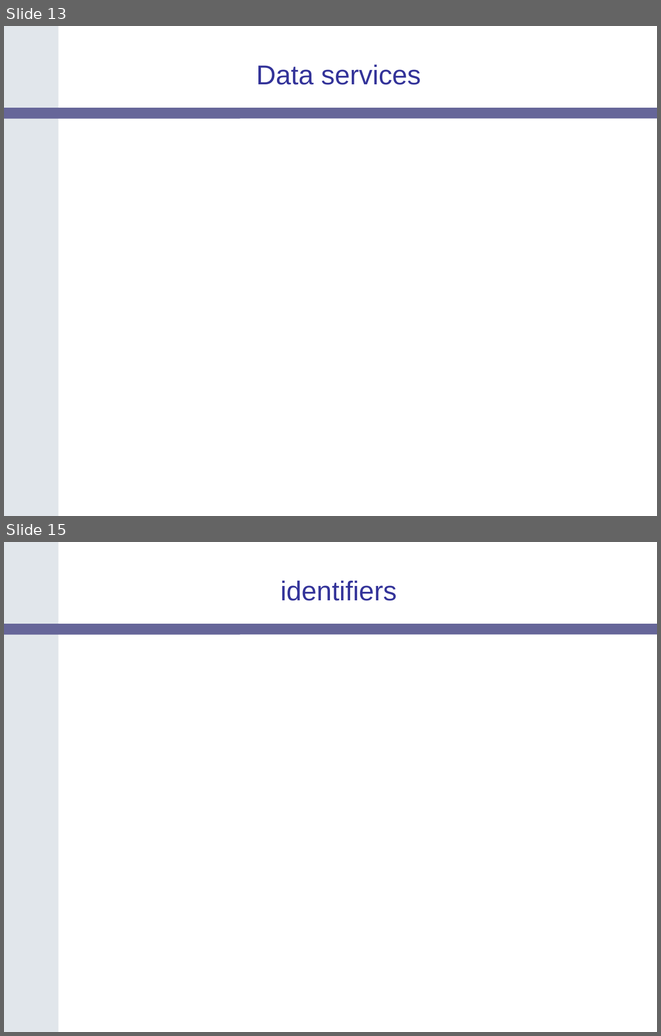
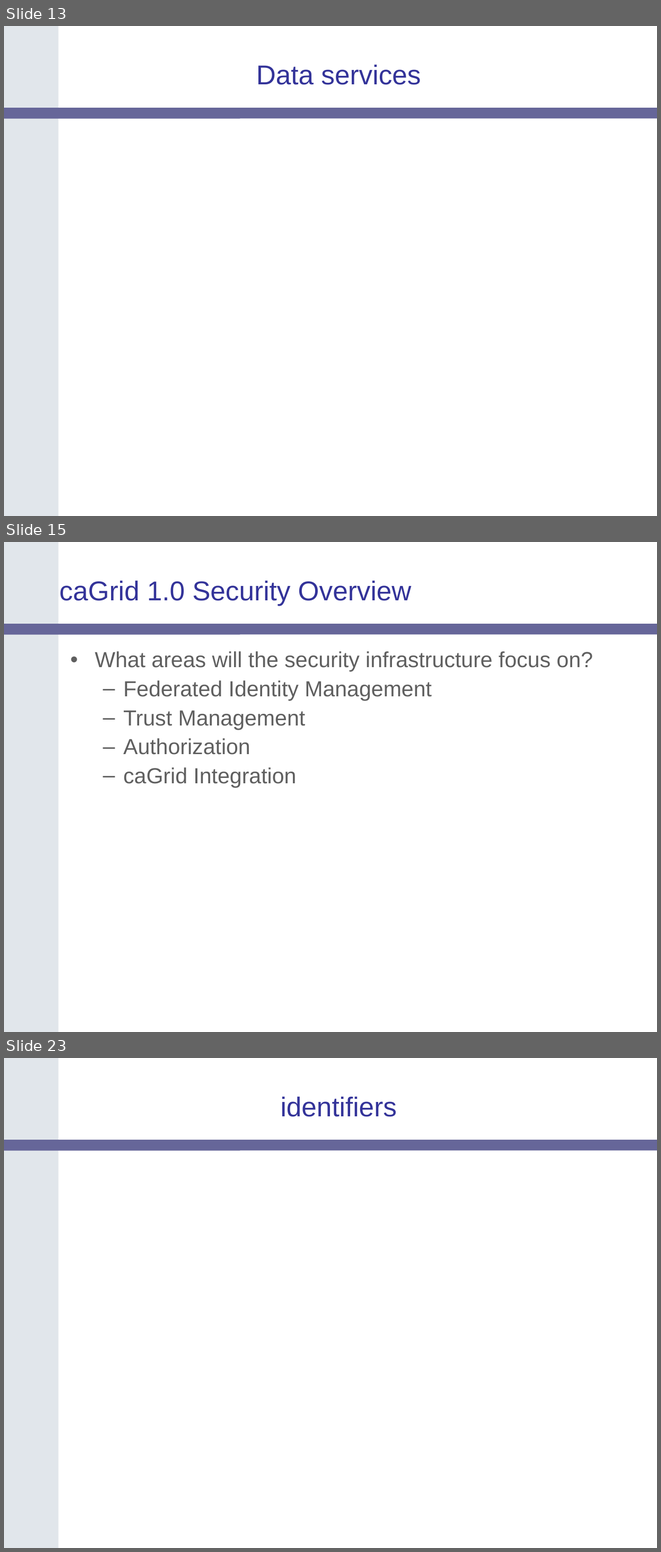
Before and after one commit to NCIP/cagrid-portal, a slide deck: cagrid-1-0/Documentation/presentations/200604_AnnualMeeting/caGrid-1.0-Architecture_caBIG-Annual-Meeting06.ppt. Shown one above the other, each under a label of ours: slides 13 and 15 before the commit, slides 13, 15 and 23 after it; the slides between them are not shown. The pictures are 661x1036 and 661x1552 pixels, drawn with LibreOffice and Linux fonts; fonts in the diff are those of the drawing; background and template pictures are left out. Boxes give left, top, right and bottom in pixels: in the first picture for what was removed or moved away, otherwise in the second. Text is boxed around its words. In the diff, an @@ line names an element or a change of style, - is before the commit and + after.

```diff
--- a/cagrid-1-0/Documentation/presentations/200604_AnnualMeeting/caGrid-1.0-Architecture_caBIG-Annual-Meeting06.ppt
+++ b/cagrid-1-0/Documentation/presentations/200604_AnnualMeeting/caGrid-1.0-Architecture_caBIG-Annual-Meeting06.ppt
@@ slide 15 added at bbox=[4, 542, 657, 1032], background #FFFFFF; not listed: 2 template elements that a slide beside it also shows @@
@@ title added at bbox=[59, 581, 412, 606], 30 pt, text #333399 @@
+caGrid 1.0 Security Overview
@@ text added at bbox=[95, 651, 593, 787], 24 pt, text #5F5F5F @@
+• What areas will the security infrastructure focus on?
+  – Federated Identity Management
+  – Trust Management
+  – Authorization
+  – caGrid Integration
@@ what was slide 15 is now slide 23 @@
```
Also in this commit, not shown: 8 other slides added, 1 slide removed.
